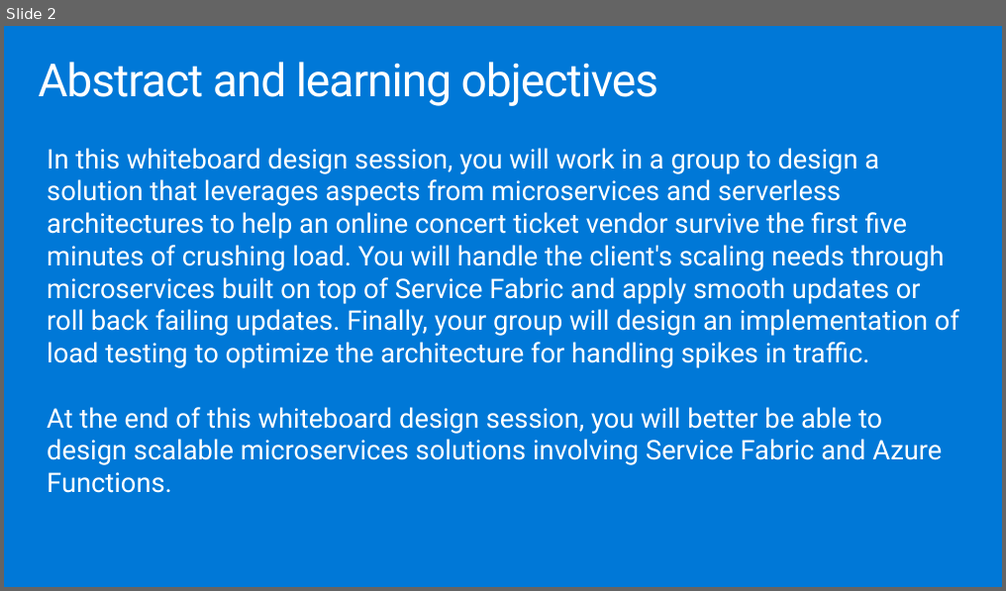
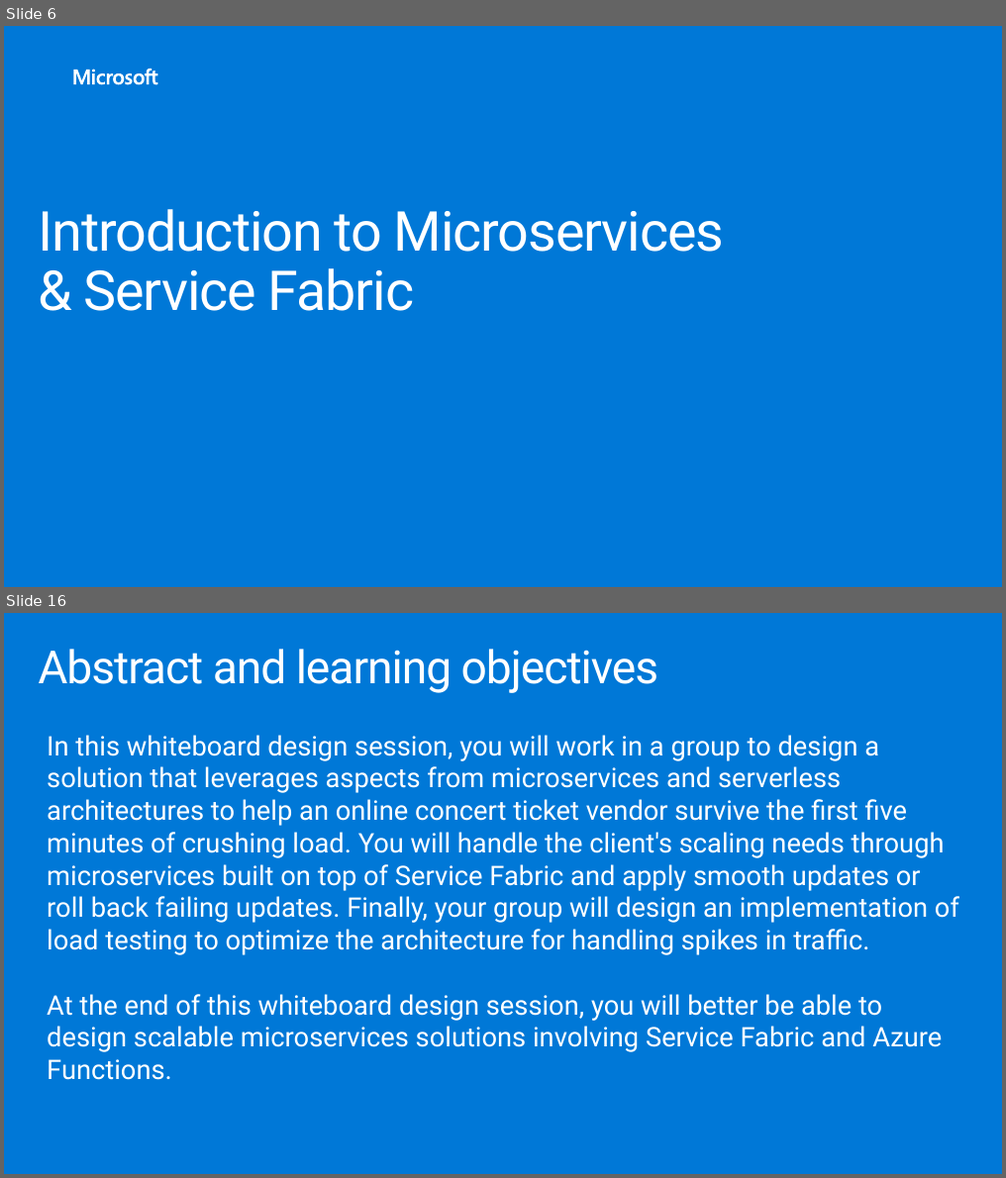
Before and after one commit to yellowbrickcode/MCW-Microservices-architecture, a slide deck: Whiteboard design session/WDS trainer presentation - Microservices architecture.pptx. Shown one above the other, each under a label of ours: slide 2 before the commit, slides 6 and 16 after it; the slides between them are not shown. The pictures are 1006x591 and 1006x1178 pixels, drawn with LibreOffice and Linux fonts; fonts in the diff are those of the drawing; background and template pictures are left out. Boxes give left, top, right and bottom in pixels: in the first picture for what was removed or moved away, otherwise in the second. Text is boxed around its words. In the diff, an @@ line names an element or a change of style, - is before the commit and + after.

```diff
--- a/Whiteboard design session/WDS trainer presentation - Microservices architecture.pptx
+++ b/Whiteboard design session/WDS trainer presentation - Microservices architecture.pptx
@@ slide 6 added at (4, 26, 1002, 587), background #0078D7 @@
@@ freeform shape added at (73, 69, 157, 85), fill #FFFFFF @@
@@ title added at (38, 209, 725, 311), 52.9 pt, text #FFFFFF @@
+Introduction to Microservices & Service Fabric
@@ what was slide 2 is now slide 16 @@
```
Also in this commit, not shown: 1 slide changed, 13 other slides added.
